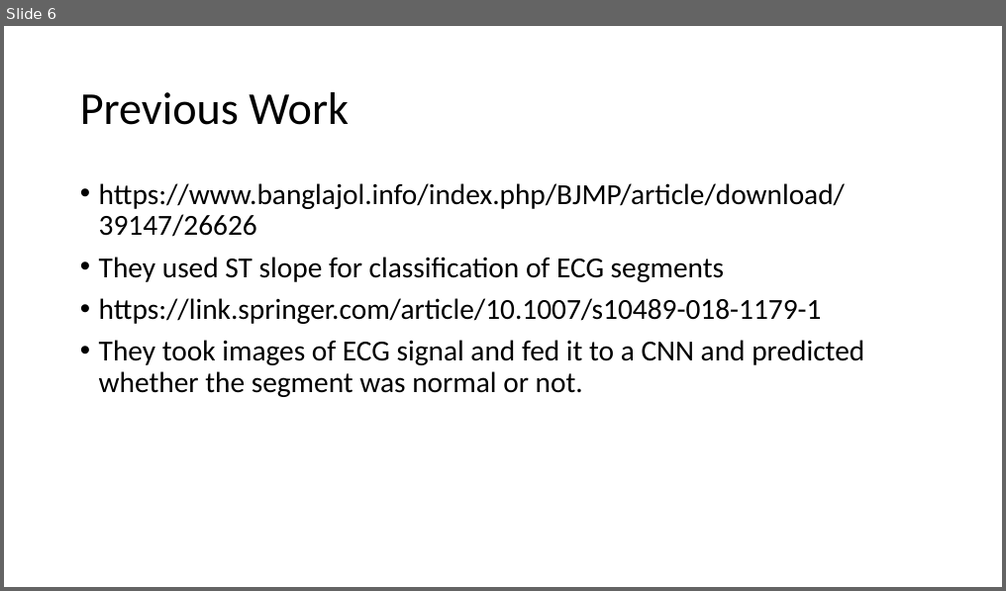
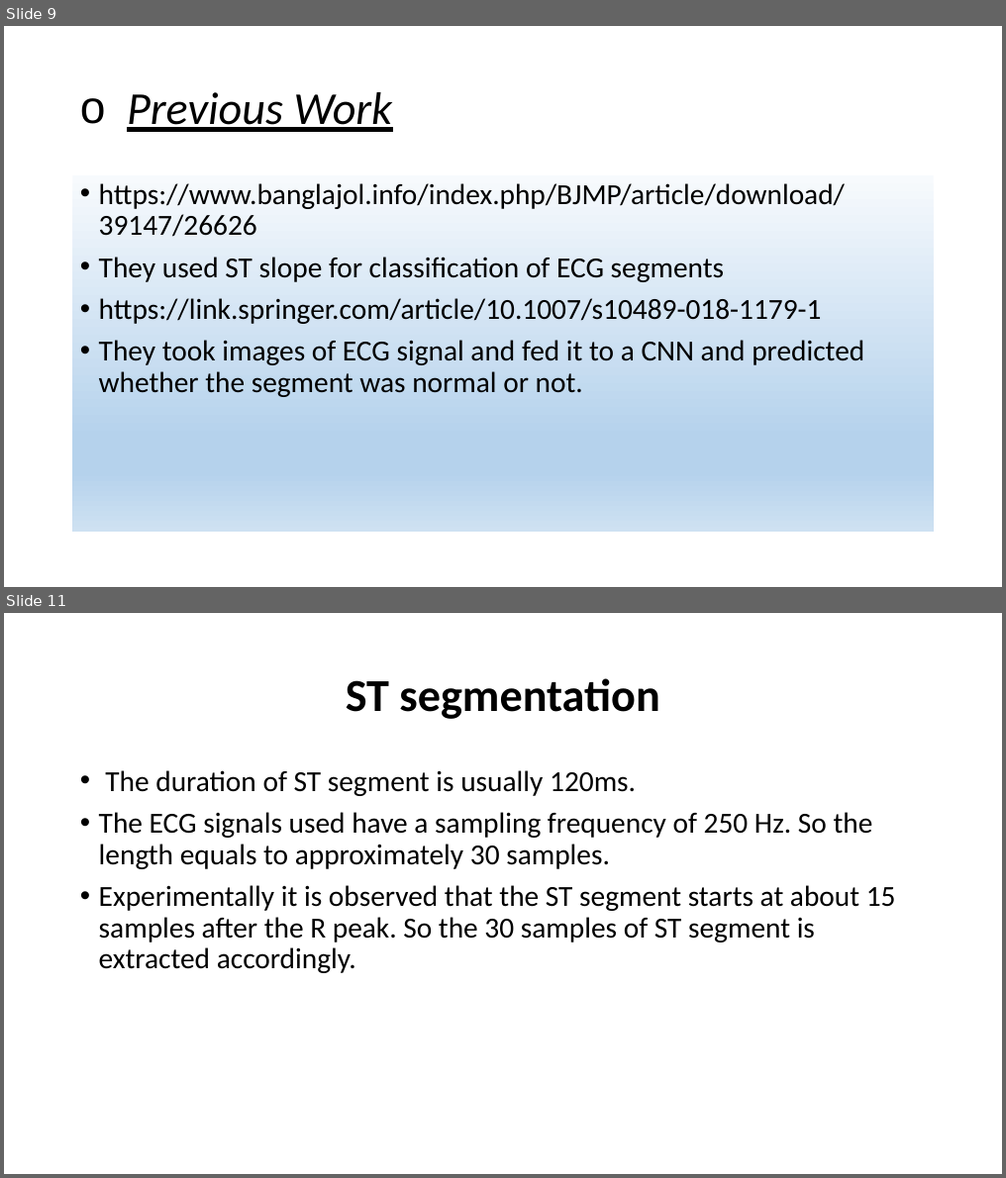
Before and after one commit to SubrataSarkar32/myocardial-ischaemia-detect, a slide deck: 8thsem_ECG signal for mycardial ischaemia and build solution to classify ECG.pptx. Shown one above the other, each under a label of ours: slide 6 before the commit, slides 9 and 11 after it; the slides between them are not shown. The pictures are 1006x591 and 1006x1178 pixels, drawn with LibreOffice and Linux fonts; fonts in the diff are those of the drawing. Boxes give left, top, right and bottom in pixels: in the first picture for what was removed or moved away, otherwise in the second. Text is boxed around its words. In the diff, an @@ line names an element or a change of style, - is before the commit and + after.

```diff
--- a/8thsem_ECG signal for mycardial ischaemia and build solution to classify ECG.pptx
+++ b/8thsem_ECG signal for mycardial ischaemia and build solution to classify ECG.pptx
@@ slide 11 added at (4,613,1002,1174), background #FFFFFF @@
@@ title added at (346,678,659,719), 44 pt, text #000000, bold @@
+ST segmentation
@@ text added at (99,770,896,973), 28 pt, text #000000 @@
+• The duration of ST segment is usually 120ms.
+• The ECG signals used have a sampling frequency of 250 Hz. So the length equals to approximately 30 samples.
+• Experimentally it is observed that the ST segment starts at about 15 samples after the R peak. So the 30 samples of ST segment is extracted accordingly.
@@ what was slide 6 is now slide 9 @@
@@ slide 9 changed as well @@
@@ title "Previous Work" at (127,92,393,132): italic on, underline on; bullet none to o @@
@@ text "https://www.banglajol.info/index.php/BJMP/article/download/3 ...": place and size @@
-text "https://www.banglajol.info/index.php/BJMP/article/download/3 ..." at (99,183,864,397)
+text "https://www.banglajol.info/index.php/BJMP/article/download/3 ..." at (73,175,934,532)
@@ text "https://www.banglajol.info/index.php/BJMP/article/download/3 ..." at (73,175,934,532): fill none to gradient #F7FAFD to #B5D2EC to #CEE1F2 @@
```
Also in this commit, not shown: 10 other slides changed, 14 other slides added, 5 other files.
